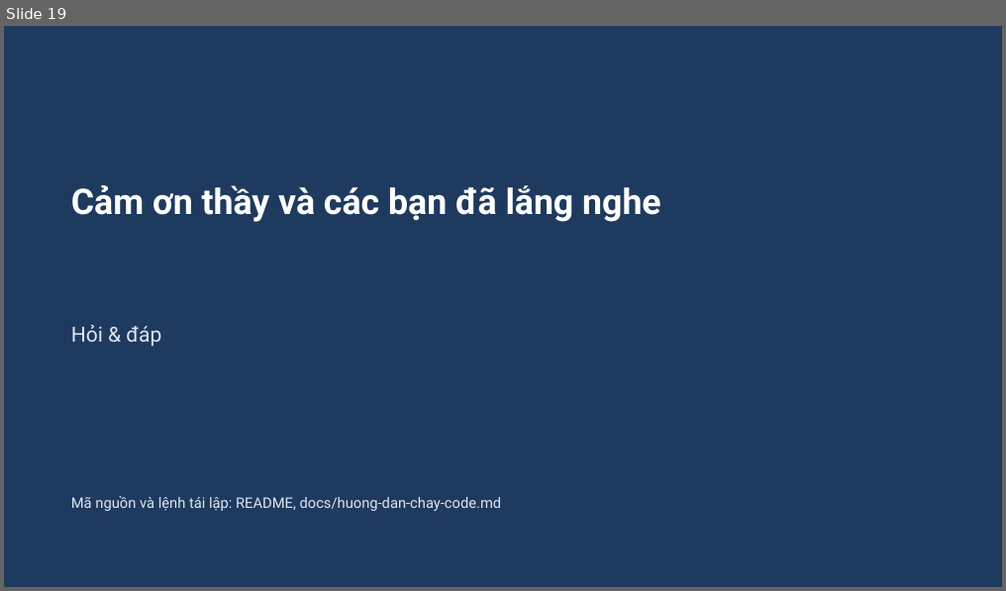
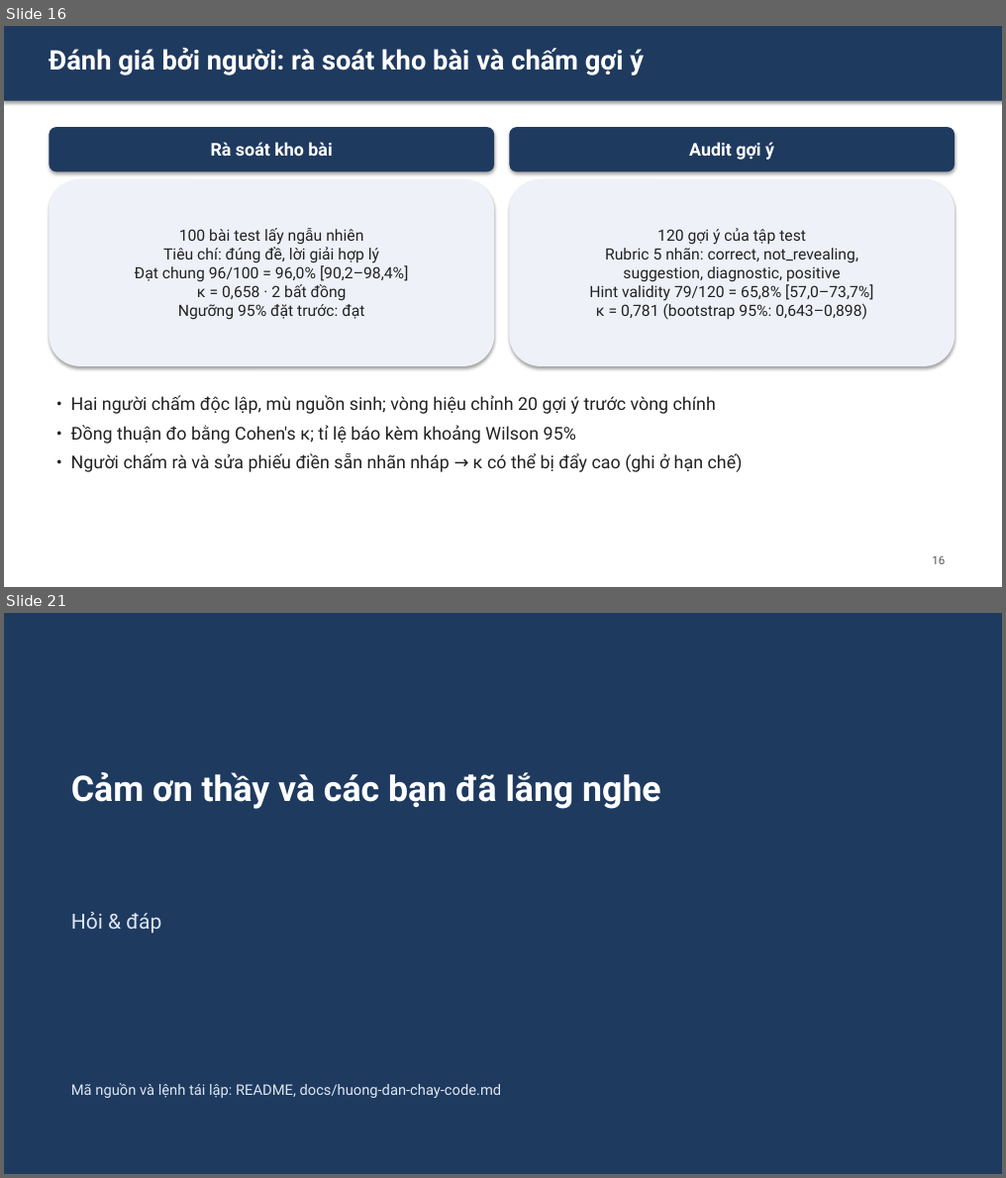
Before and after one commit to vankcdhv/ai-math-tutor, a slide deck: slides/slide.pptx. Shown one above the other, each under a label of ours: slide 19 before the commit, slides 16 and 21 after it; the slides between them are not shown. The pictures are 1006x591 and 1006x1178 pixels, drawn with LibreOffice and Linux fonts; fonts in the diff are those of the drawing. Boxes give left, top, right and bottom in pixels: in the first picture for what was removed or moved away, otherwise in the second. Text is boxed around its words. In the diff, an @@ line names an element or a change of style, - is before the commit and + after.

```diff
--- a/slides/slide.pptx
+++ b/slides/slide.pptx
@@ slide 16 added at box(4, 26, 1002, 587), background #FFFFFF @@
@@ rectangle added at box(4, 26, 1002, 101), fill #1F3A5F @@
@@ text added at box(49, 47, 644, 76), 26 pt, text #FFFFFF, bold @@
+Đánh giá bởi người: rà soát kho bài và chấm gợi ý
@@ rounded rectangle added at box(49, 127, 494, 172), fill #1F3A5F, 17 pt, text #FFFFFF, bold @@
+Rà soát kho bài
@@ rounded rectangle added at box(509, 127, 954, 172), fill #1F3A5F, 17 pt, text #FFFFFF, bold @@
+Audit gợi ý
@@ rounded rectangle added at box(49, 179, 494, 367), fill #EEF2F8, 15 pt, text #222222 @@
+100 bài test lấy ngẫu nhiên
+Tiêu chí: đúng đề, lời giải hợp lý
+Đạt chung 96/100 = 96,0% [90,2–98,4%]
+κ = 0,658 · 2 bất đồng
+Ngưỡng 95% đặt trước: đạt
@@ rounded rectangle added at box(509, 179, 954, 367), fill #EEF2F8, 15 pt, text #222222 @@
+120 gợi ý của tập test
+Rubric 5 nhãn: correct, not_revealing,
+suggestion, diagnostic, positive
+Hint validity 79/120 = 65,8% [57,0–73,7%]
+κ = 0,781 (bootstrap 95%: 0,643–0,898)
@@ text added at box(71, 395, 743, 472), 17 pt, text #222222 @@
+• Hai người chấm độc lập, mù nguồn sinh; vòng hiệu chỉnh 20 gợi ý trước vòng chính
+• Đồng thuận đo bằng Cohen's κ; tỉ lệ báo kèm khoảng Wilson 95%
+• Người chấm rà và sửa phiếu điền sẵn nhãn nháp → κ có thể bị đẩy cao (ghi ở hạn chế)
@@ text added at box(932, 557, 944, 565), 11 pt, text #555555 @@
+16
@@ what was slide 19 is now slide 21 @@
```
Also in this commit, not shown: 15 slides changed, 3 other slides added, 2 slides removed.
